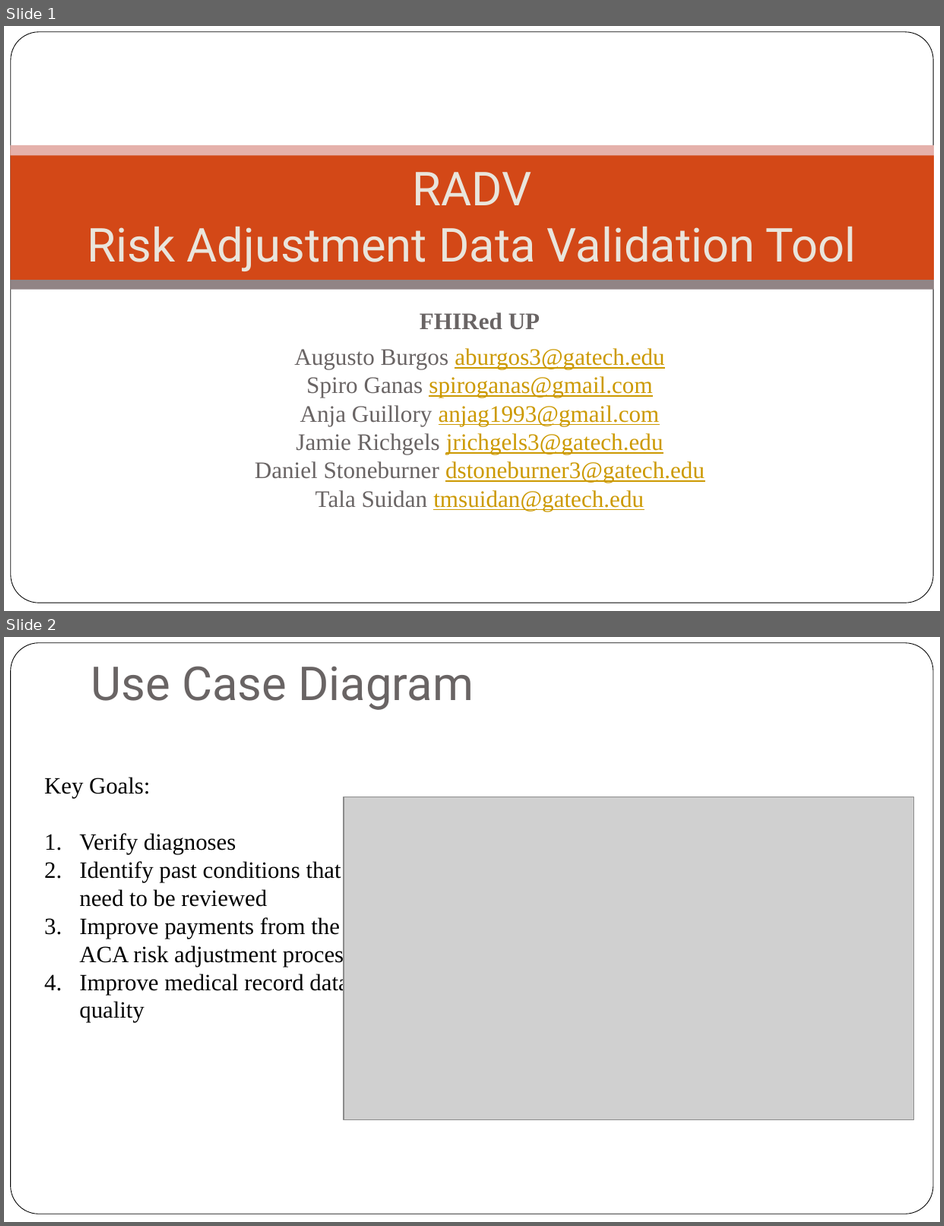
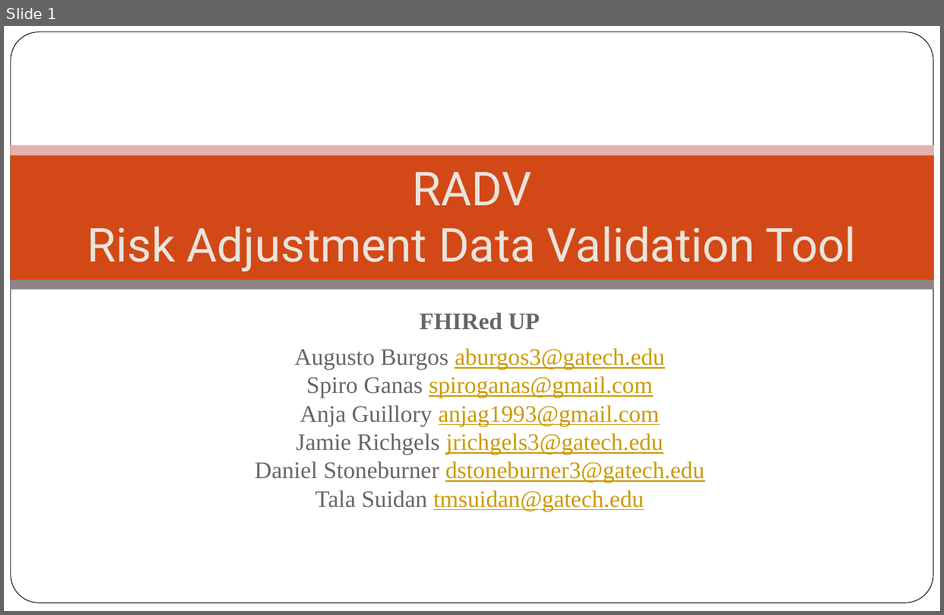
Before and after one commit to AnjaGuillory/FHIRED_Up, a slide deck: Team Deliverable 2/Technical Presentation - FHIRed Up.pptx. Shown one above the other, each under a label of ours: slides 1 and 2 before the commit, slide 1 after it. The pictures are 944x1226 and 944x615 pixels, drawn with LibreOffice and Linux fonts; fonts in the diff are those of the drawing; grey boxes stand for pictures; background and template pictures are left out. Boxes give left, top, right and bottom in pixels: in the first picture for what was removed or moved away, otherwise in the second. Text is boxed around its words. In the diff, an @@ line names an element or a change of style, - is before the commit and + after.

```diff
--- a/Team Deliverable 2/Technical Presentation - FHIRed Up.pptx
+++ b/Team Deliverable 2/Technical Presentation - FHIRed Up.pptx
@@ slide 2 removed at (x1=4, y1=637, x2=940, y2=1222), background #FFFFFF; not listed: 1 template element that a slide beside it also shows @@
@@ text removed at (x1=91, y1=666, x2=474, y2=710) @@
-Use Case Diagram
@@ text removed at (x1=44, y1=777, x2=353, y2=1023) @@
-Key Goals:
-1. Verify diagnoses
-2. Identify past conditions that need to be reviewed
-3. Improve payments from the ACA risk adjustment process
-4. Improve medical record data quality
@@ picture removed at (x1=344, y1=797, x2=914, y2=1120) @@
```
Also in this commit, not shown: 3 slides changed, 2 slides added, 1 other slide removed.
